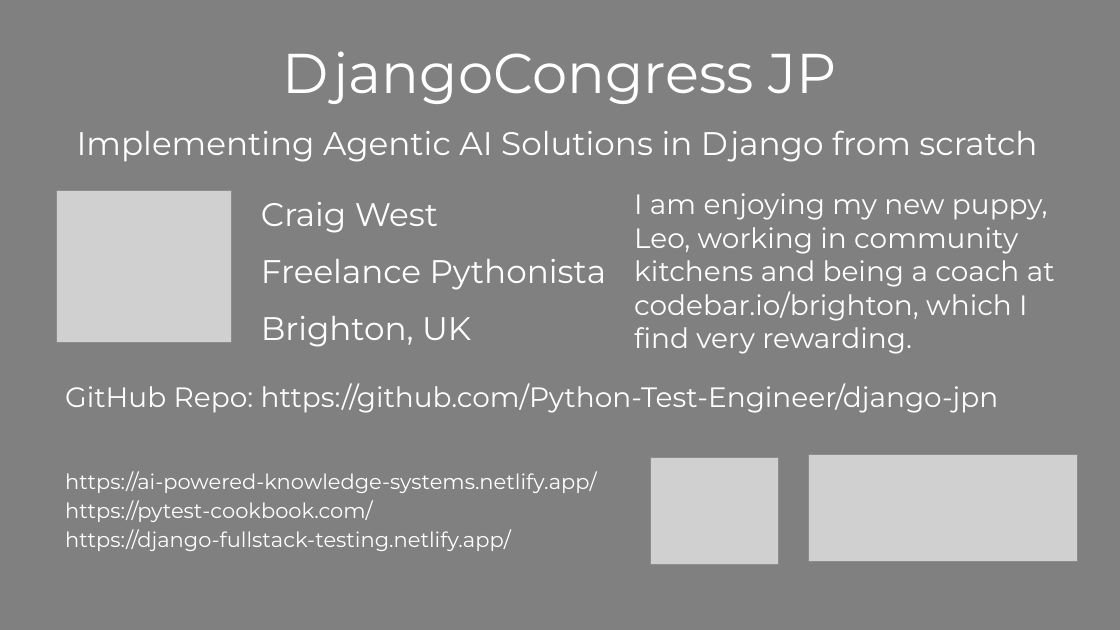
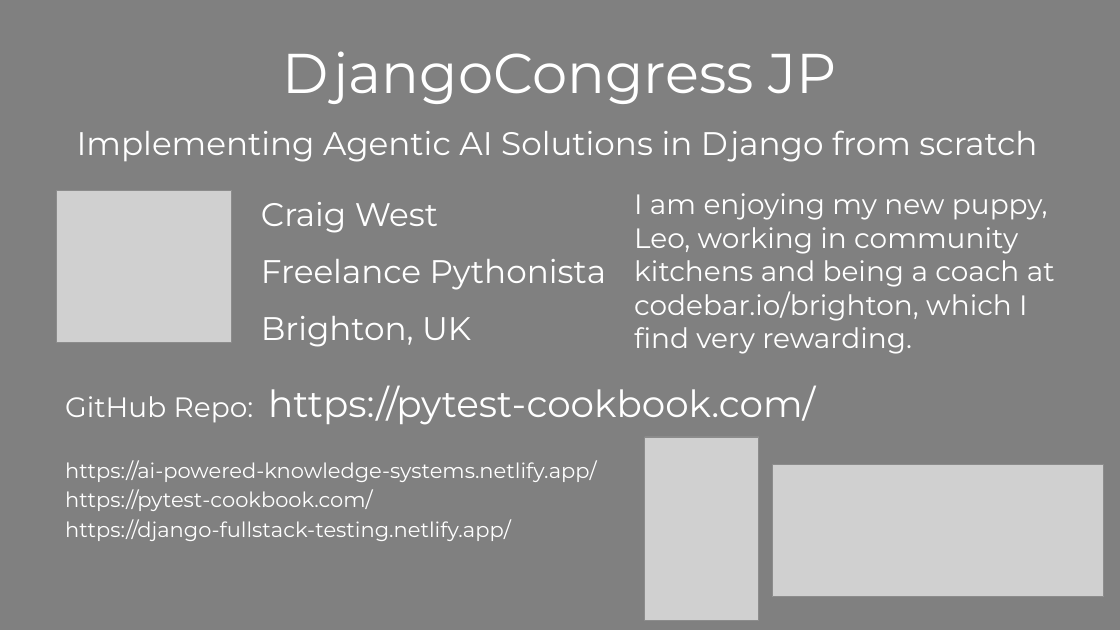
Before and after one commit to Python-Test-Engineer/django-jpn, a slide deck: slide 1 of django-jpn.pptx. Drawn at 1120x630 pixels with LibreOffice and Linux fonts; fonts in the diff are those of the drawing; grey boxes stand for pictures. Boxes give left, top, right and bottom in pixels: in the first picture for what was removed or moved away, otherwise in the second. Text is boxed around its words. In the diff, an @@ line names an element or a change of style, - is before the commit and + after.

```diff
--- a/django-jpn.pptx
+++ b/django-jpn.pptx
@@ text at (65,385,815,425): text changed; size 24 to 32 pt @@
-GitHub Repo: https://github.com/Python-Test-Engineer/django-jpn
+GitHub Repo: https://pytest-cookbook.com/
@@ picture: place and size @@
-picture at (650,458,779,565)
+picture at (644,437,759,620)
@@ picture: place and size @@
-picture at (809,455,1078,562)
+picture at (772,465,1104,597)
```
Also in this commit, not shown: 2 other files.
